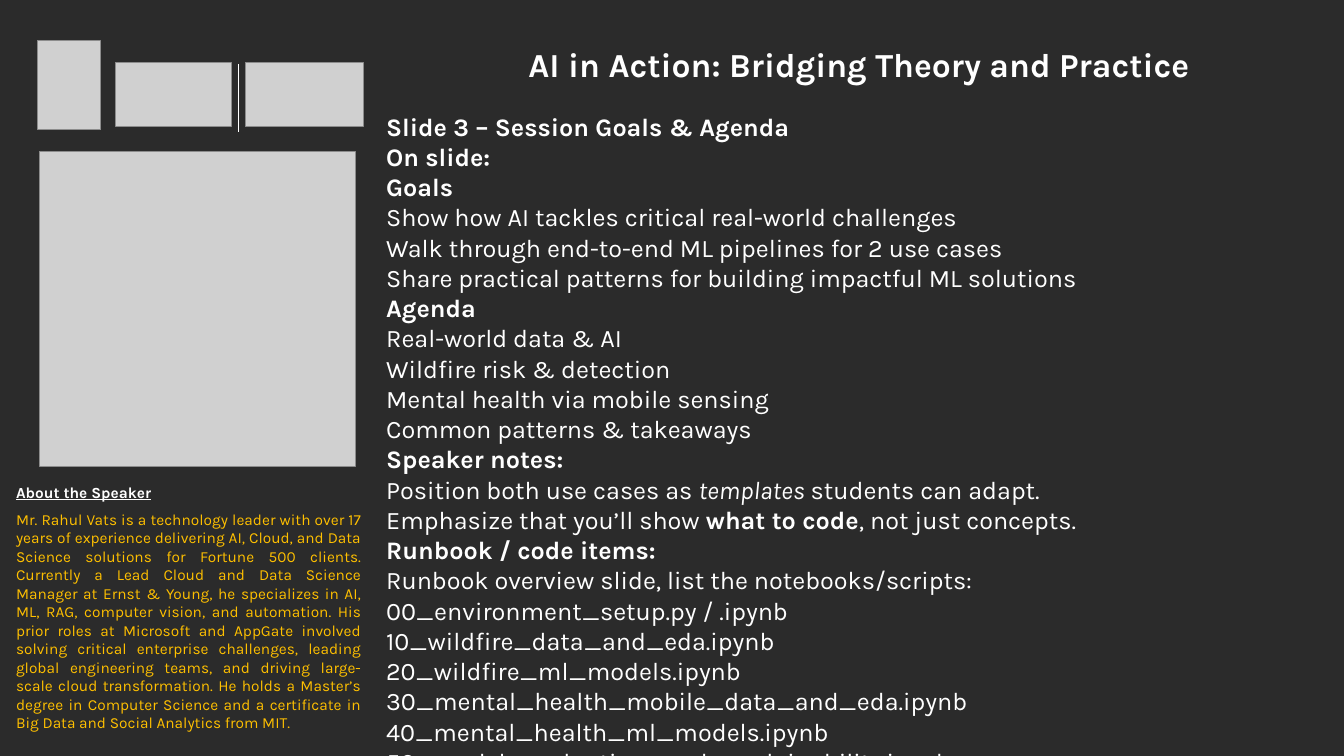
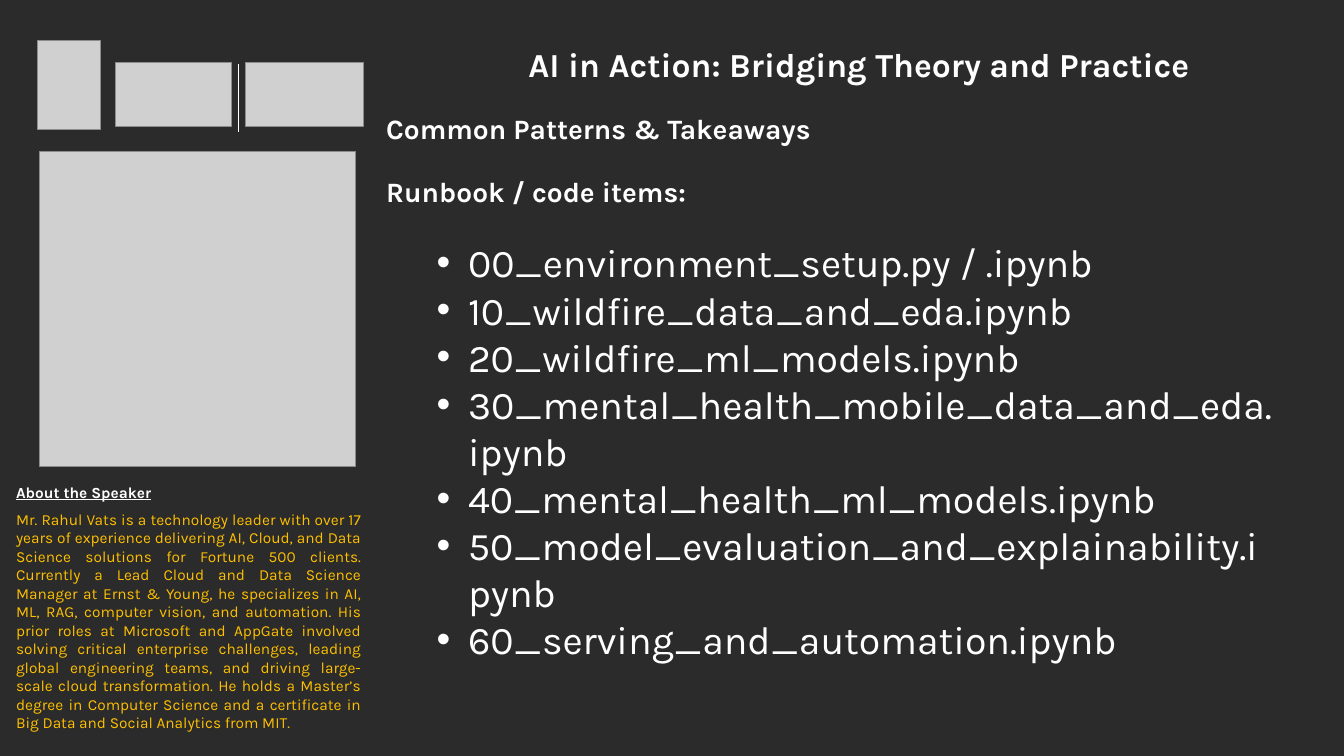
Before and after one commit to rvats/CardiffMetropolitanUniversity_Talk_By_RahulVats, a slide deck: slide 8 of AITalk_at_Cardiff_By_RahulVats.pptx (slide 7 before the commit). Drawn at 1344x756 pixels with LibreOffice and Linux fonts; fonts in the diff are those of the drawing; grey boxes stand for pictures; background and template pictures are left out; a plain dark background stands for a picture behind light text. Boxes give left, top, right and bottom in pixels: in the first picture for what was removed or moved away, otherwise in the second. Text is boxed around its words. In the diff, an @@ line names an element or a change of style, - is before the commit and + after.

```diff
--- a/AITalk_at_Cardiff_By_RahulVats.pptx
+++ b/AITalk_at_Cardiff_By_RahulVats.pptx
@@ text at (386, 119, 810, 146): text changed; size 18 to 20 pt; bold on @@
-Slide 3 – Session Goals & Agenda
-On slide:
-Goals
-Show how AI tackles critical real-world challenges
-Walk through end-to-end ML pipelines for 2 use cases
-Share practical patterns for building impactful ML solutions
-Agenda
-Real-world data & AI
-Wildfire risk & detection
-Mental health via mobile sensing
-Common patterns & takeaways
-Speaker notes:
-Position both use cases as templates students can adapt.
-Emphasize that you’ll show what to code, not just concepts.
+Common Patterns & Takeaways
@@ text at (386, 182, 1272, 664): size 18 to 20 pt in "Runbook / code items:"; size 18 to 28 pt in "00_environment_setup.py / .ipynb", "10_wildfire_data_and_eda.ipynb", "20_wildfire_ml_models.ipynb", "30_mental_health_mobile_data_and_eda.ipynb" and 3 more places; bullet none to •; list level 1 to 2 in "00_environment_setup.py / .ipynb"; list level 1 to 2 in "10_wildfire_data_and_eda.ipynb"; list level 1 to 2 in "20_wildfire_ml_models.ipynb"; list level 1 to 2 in "30_mental_health_mobile_data_and_eda.ipynb"; list level 1 to 2 in "40_mental_health_ml_models.ipynb"; list level 1 to 2 in "50_model_evaluation_and_explainability.ipynb"; list level 1 to 2 in "60_serving_and_automation.ipynb" @@
@@ text at (386, 570, 972, 595): paragraph removed @@
-Runbook overview slide, list the notebooks/scripts:
```
Also in this commit, not shown: 8 other slides changed, 1 slide added, 9 other files.
